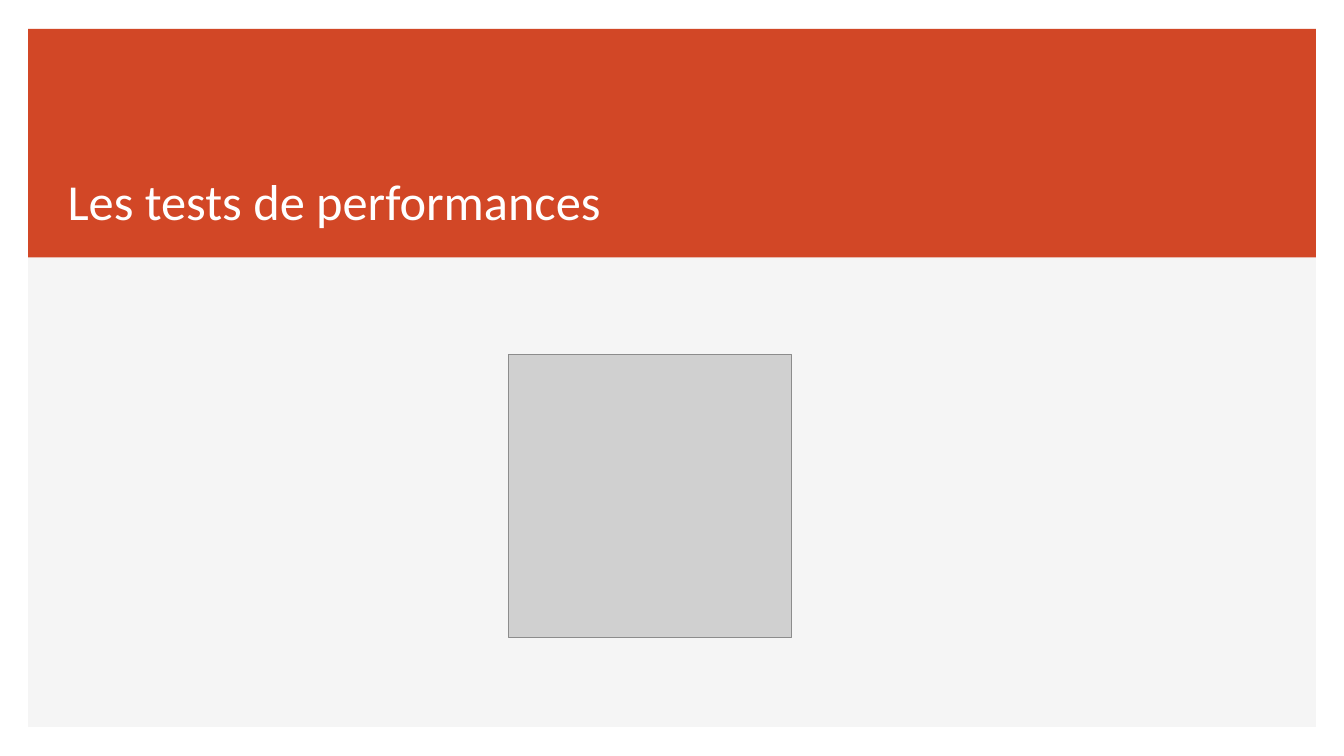
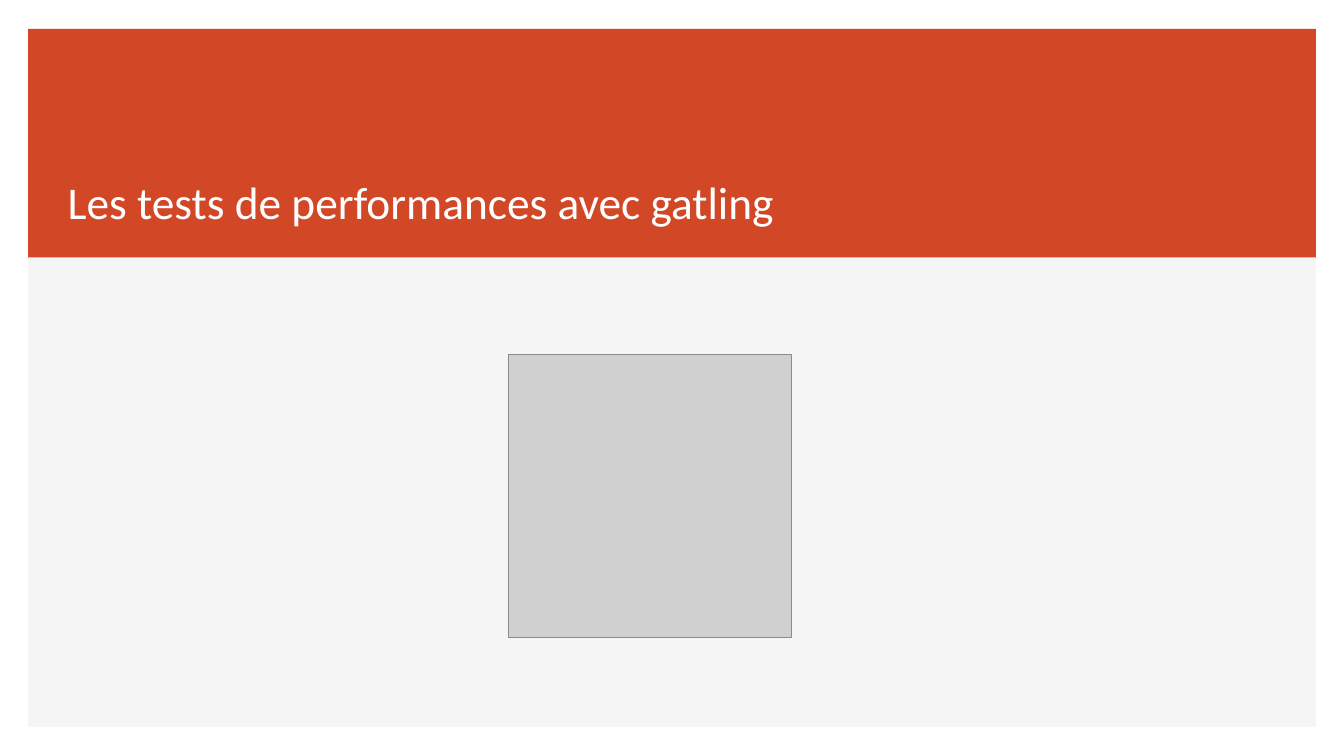
Before and after one commit to sebzuki/webflux-vs-web, a slide deck: slide 27 of REACTIVE.pptx (slide 25 before the commit). Drawn at 1344x756 pixels with LibreOffice and Linux fonts; fonts in the diff are those of the drawing; grey boxes stand for pictures. Boxes give left, top, right and bottom in pixels: in the first picture for what was removed or moved away, otherwise in the second. Text is boxed around its words. In the diff, an @@ line names an element or a change of style, - is before the commit and + after.

```diff
--- a/REACTIVE.pptx
+++ b/REACTIVE.pptx
@@ title at (68, 187, 774, 227): text changed; size 36 to 32.4 pt @@
-Les tests de performances
+Les tests de performances avec gatling
```
Also in this commit, not shown: 6 other slides changed, 29 slides added, 10 slides removed, 33 other files.
